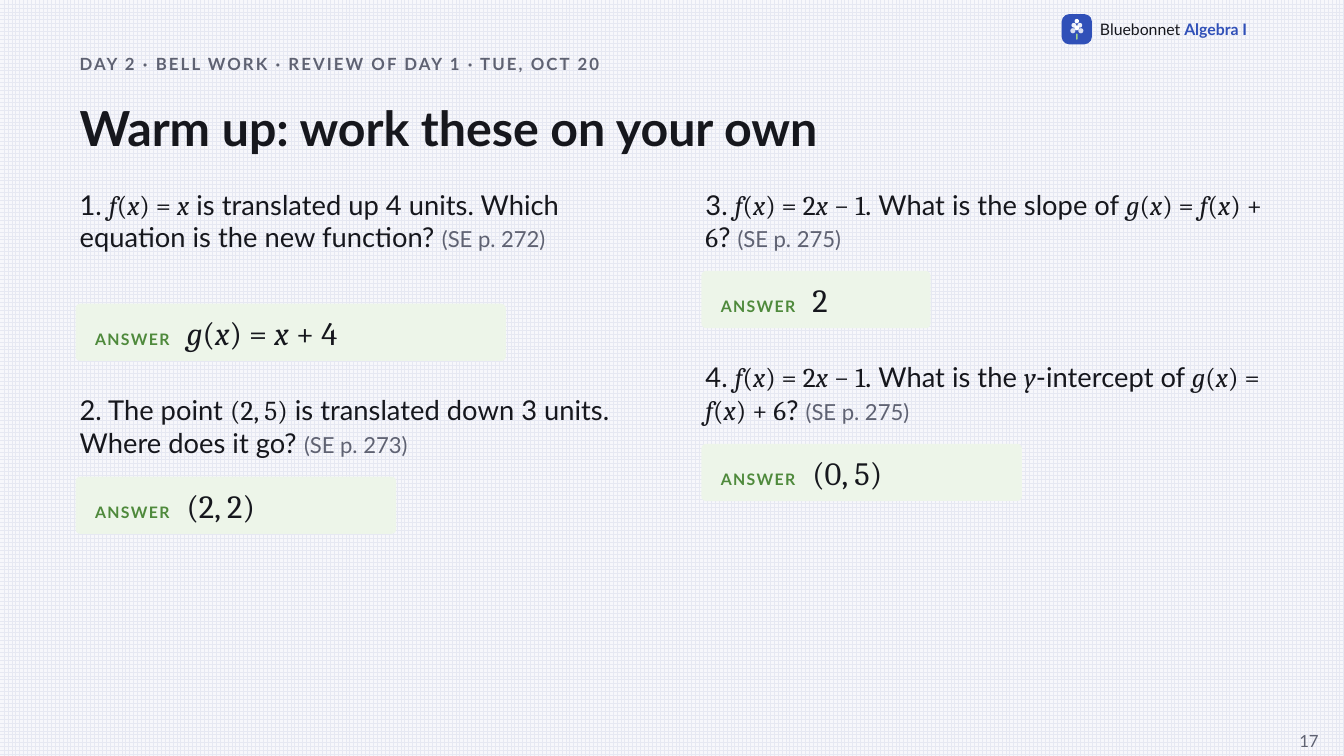
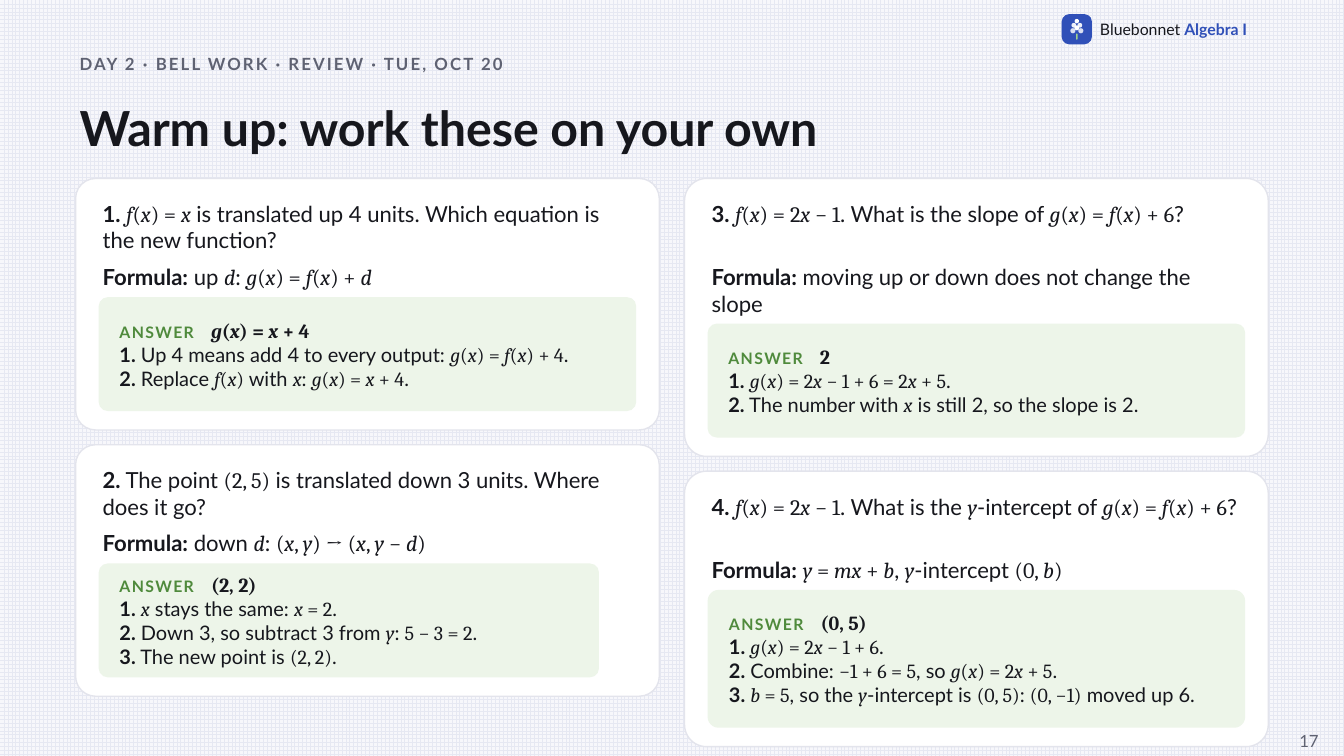
Before and after one commit to Apolloat2022/Algebra1M2U1L4, a slide deck: slide 17 of IEP/t2-lesson1-transforming-linear-functions-IEP-catchup.pptx. Drawn at 1344x756 pixels with LibreOffice and Linux fonts; fonts in the diff are those of the drawing. Boxes give left, top, right and bottom in pixels: in the first picture for what was removed or moved away, otherwise in the second. Text is boxed around its words. In the diff, an @@ line names an element or a change of style, - is before the commit and + after.

```diff
--- a/IEP/t2-lesson1-transforming-linear-functions-IEP-catchup.pptx
+++ b/IEP/t2-lesson1-transforming-linear-functions-IEP-catchup.pptx
@@ text at bbox=[125, 58, 135, 70]: text changed @@
-DAY 2 · BELL WORK · REVIEW OF DAY 1 · TUE, OCT 20
+DAY 2 · BELL WORK · REVIEW · TUE, OCT 20
@@ rounded rectangle added at bbox=[76, 178, 659, 431], fill #FFFFFF, outline #E3E4EC 1 pt @@
@@ rounded rectangle added at bbox=[685, 178, 1268, 457], fill #FFFFFF, outline #E3E4EC 1 pt @@
@@ text at bbox=[103, 205, 600, 248]: text changed; size 19.5 to 15.8 pt @@
-1. f(x) = x is translated up 4 units. Which equation is the new function? (SE p. 272)
+1. f(x) = x is translated up 4 units. Which equation is the new function?
@@ text at bbox=[712, 205, 1184, 227]: text changed; size 19.5 to 15.8 pt @@
-3. f(x) = 2x − 1. What is the slope of g(x) = f(x) + 6? (SE p. 275)
+3. f(x) = 2x − 1. What is the slope of g(x) = f(x) + 6?
@@ text added at bbox=[103, 268, 372, 290], 15.8 pt, text #16171D @@
+Formula: up d: g(x) = f(x) + d
@@ text added at bbox=[712, 268, 1191, 316], 15.8 pt, text #16171D @@
+Formula: moving up or down does not change the slope
@@ rounded rectangle added at bbox=[99, 297, 636, 411], fill #EDF5E9, 14.2 pt, text #16171D @@
+ANSWER g(x) = x + 4
+1. Up 4 means add 4 to every output: g(x) = f(x) + 4.
+2. Replace f(x) with x: g(x) = x + 4.
@@ rounded rectangle removed at bbox=[702, 271, 931, 329] @@
-ANSWER 2
@@ rounded rectangle removed at bbox=[76, 303, 506, 361] @@
-ANSWER g(x) = x + 4
@@ rounded rectangle added at bbox=[708, 324, 1245, 438], fill #EDF5E9, 14.2 pt, text #16171D @@
+ANSWER 2
+1. g(x) = 2x − 1 + 6 = 2x + 5.
+2. The number with x is still 2, so the slope is 2.
@@ rounded rectangle added at bbox=[76, 445, 659, 697], fill #FFFFFF, outline #E3E4EC 1 pt @@
@@ rounded rectangle removed at bbox=[702, 444, 1022, 501] @@
-ANSWER (0, 5)
@@ rounded rectangle removed at bbox=[76, 477, 396, 534] @@
-ANSWER (2, 2)
@@ text at bbox=[103, 471, 600, 519]: text changed; size 19.5 to 15.8 pt @@
-2. The point (2, 5) is translated down 3 units. Where does it go? (SE p. 273)
+2. The point (2, 5) is translated down 3 units. Where does it go?
@@ rounded rectangle added at bbox=[685, 471, 1268, 746], fill #FFFFFF, outline #E3E4EC 1 pt @@
@@ text at bbox=[712, 498, 1237, 520]: text changed; size 19.5 to 15.8 pt @@
-4. f(x) = 2x − 1. What is the y-intercept of g(x) = f(x) + 6? (SE p. 275)
+4. f(x) = 2x − 1. What is the y-intercept of g(x) = f(x) + 6?
@@ text added at bbox=[103, 534, 426, 556], 15.8 pt, text #16171D @@
+Formula: down d: (x, y) → (x, y − d)
@@ rounded rectangle added at bbox=[99, 564, 599, 678], fill #EDF5E9, 14.2 pt, text #16171D @@
+ANSWER (2, 2)
+1. x stays the same: x = 2.
+2. Down 3, so subtract 3 from y: 5 − 3 = 2.
+3. The new point is (2, 2).
@@ text added at bbox=[712, 561, 1062, 583], 15.8 pt, text #16171D @@
+Formula: y = mx + b, y-intercept (0, b)
@@ rounded rectangle added at bbox=[708, 590, 1245, 728], fill #EDF5E9, 14.2 pt, text #16171D @@
+ANSWER (0, 5)
+1. g(x) = 2x − 1 + 6.
+2. Combine: −1 + 6 = 5, so g(x) = 2x + 5.
+3. b = 5, so the y-intercept is (0, 5): (0, −1) moved up 6.
```
Also in this commit, not shown: 4 other slides changed, 43 other files.
